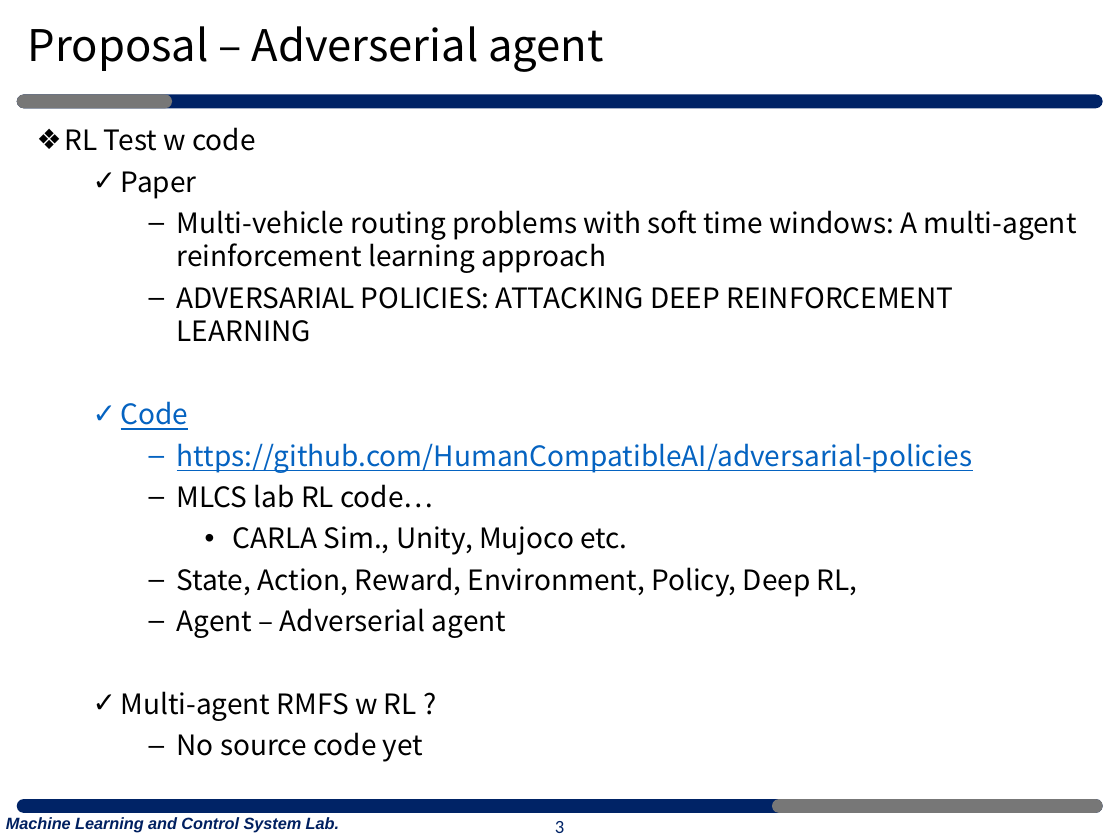
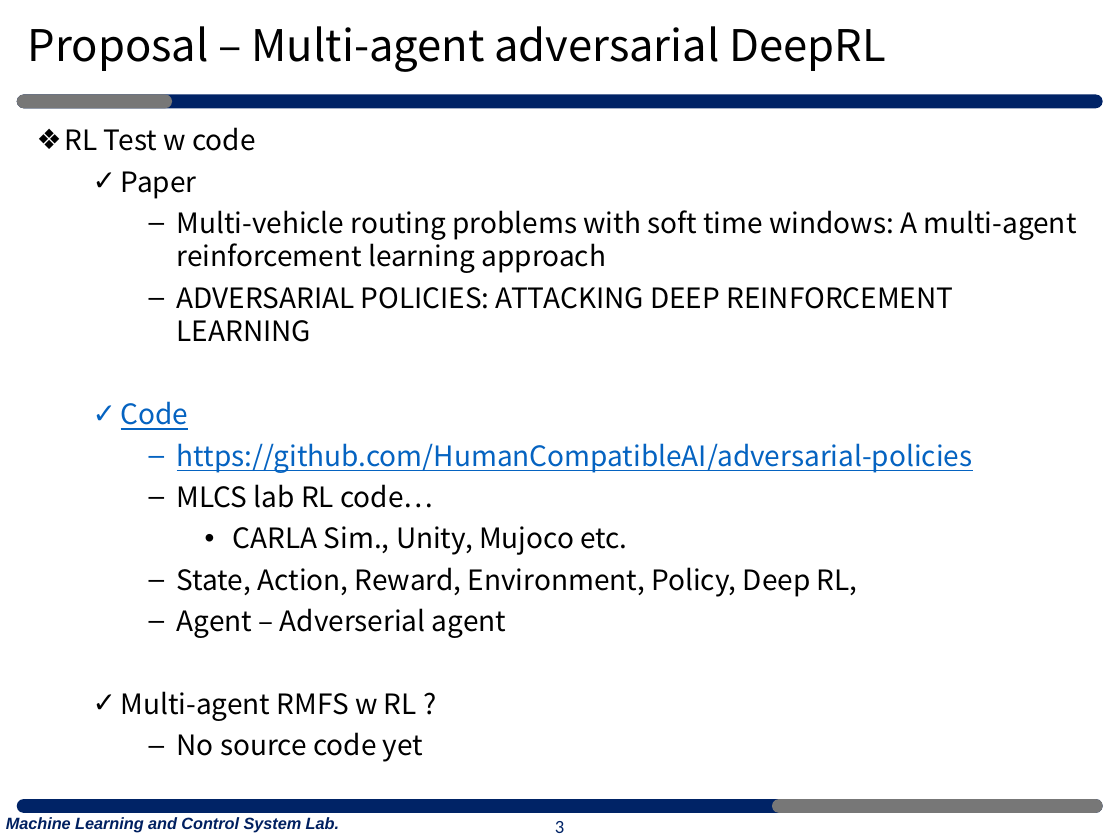
Before and after one commit to merschformann/RAWSim-O, a slide deck: slide 3 of MLP_Project/0407_0408(prof)/210407_MLP_HWlee.pptx. Drawn at 1120x840 pixels with LibreOffice and Linux fonts; fonts in the diff are those of the drawing. Boxes give left, top, right and bottom in pixels: in the first picture for what was removed or moved away, otherwise in the second. Text is boxed around its words. In the diff, an @@ line names an element or a change of style, - is before the commit and + after.

```diff
--- a/MLP_Project/0407_0408(prof)/210407_MLP_HWlee.pptx
+++ b/MLP_Project/0407_0408(prof)/210407_MLP_HWlee.pptx
@@ title at box(28, 26, 885, 72): text changed @@
-Proposal – Adverserial agent
+Proposal – Multi-agent adversarial DeepRL
```
